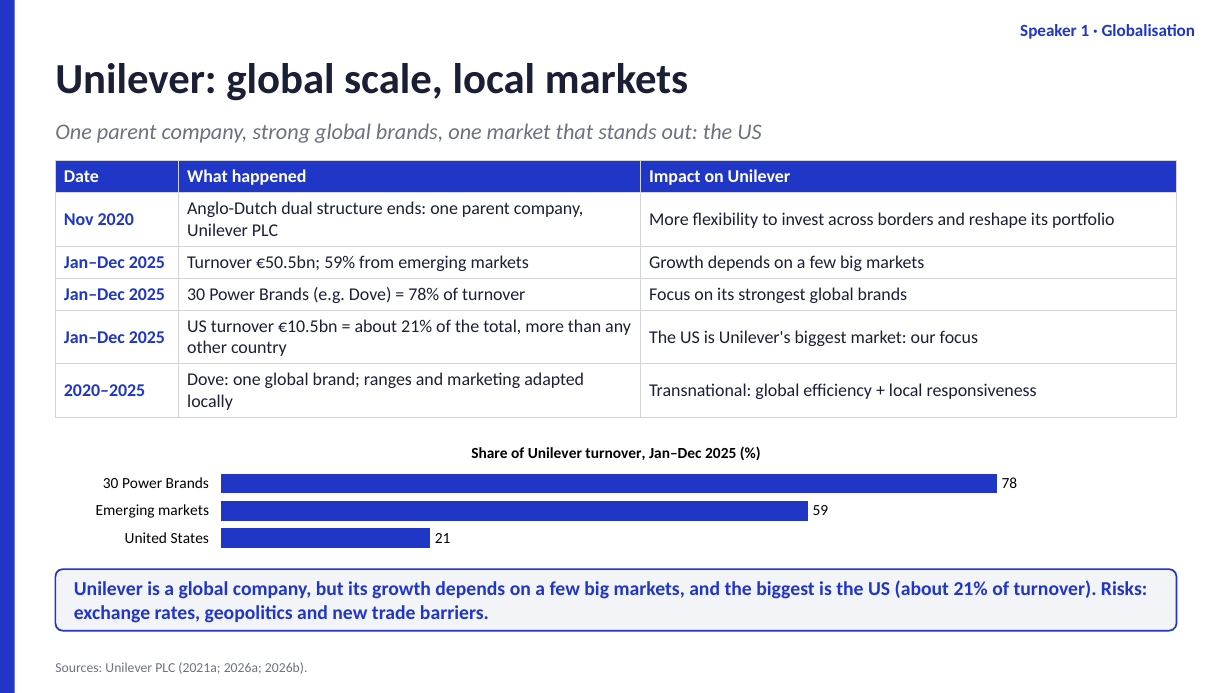
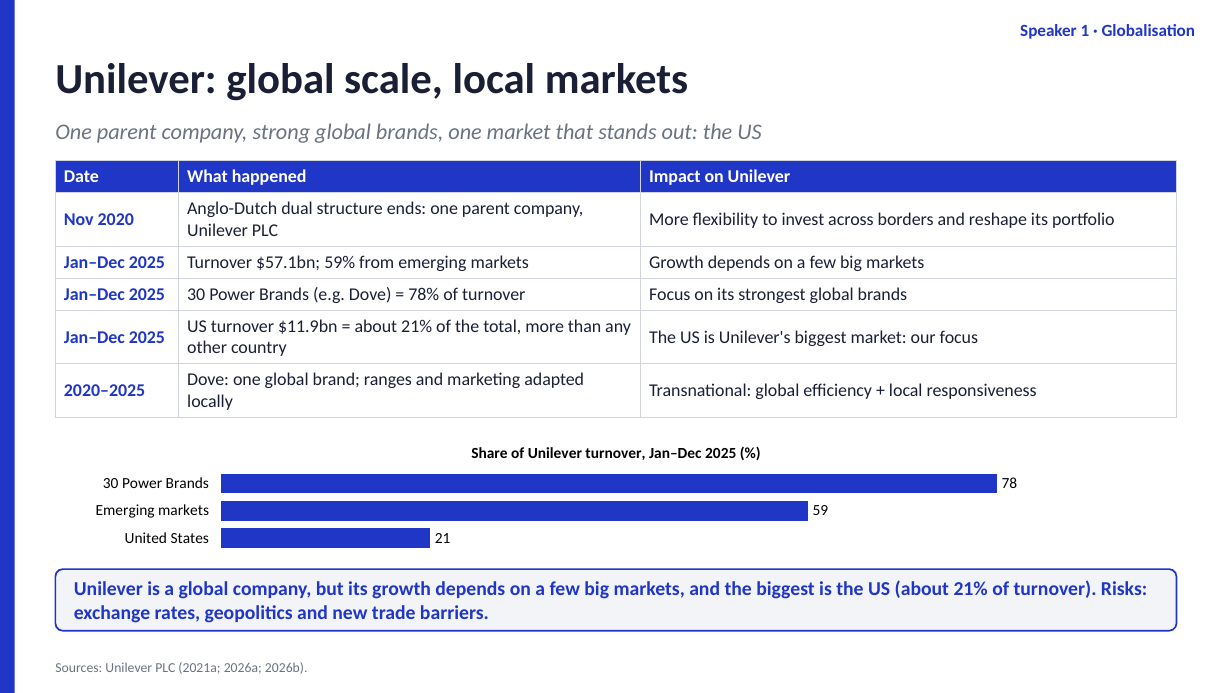
Before and after one commit to dollar3651314/mymba, a slide deck: slide 5 of content/busi1763/files/Unilever_Group_EN.pptx. Drawn at 1232x693 pixels with LibreOffice and Linux fonts; fonts in the diff are those of the drawing. Boxes give left, top, right and bottom in pixels: in the first picture for what was removed or moved away, otherwise in the second. Text is boxed around its words. In the diff, an @@ line names an element or a change of style, - is before the commit and + after.

```diff
--- a/content/busi1763/files/Unilever_Group_EN.pptx
+++ b/content/busi1763/files/Unilever_Group_EN.pptx
@@ table at (x1=55, y1=160, x2=1177, y2=414) @@
-row 3, column 2: Turnover €50.5bn; 59% from emerging markets
+row 3, column 2: Turnover $57.1bn; 59% from emerging markets
-row 5, column 2: US turnover €10.5bn = about 21% of the total, more than any other country
+row 5, column 2: US turnover $11.9bn = about 21% of the total, more than any other country
```
Also in this commit, not shown: 7 other slides changed, 4 other files.
